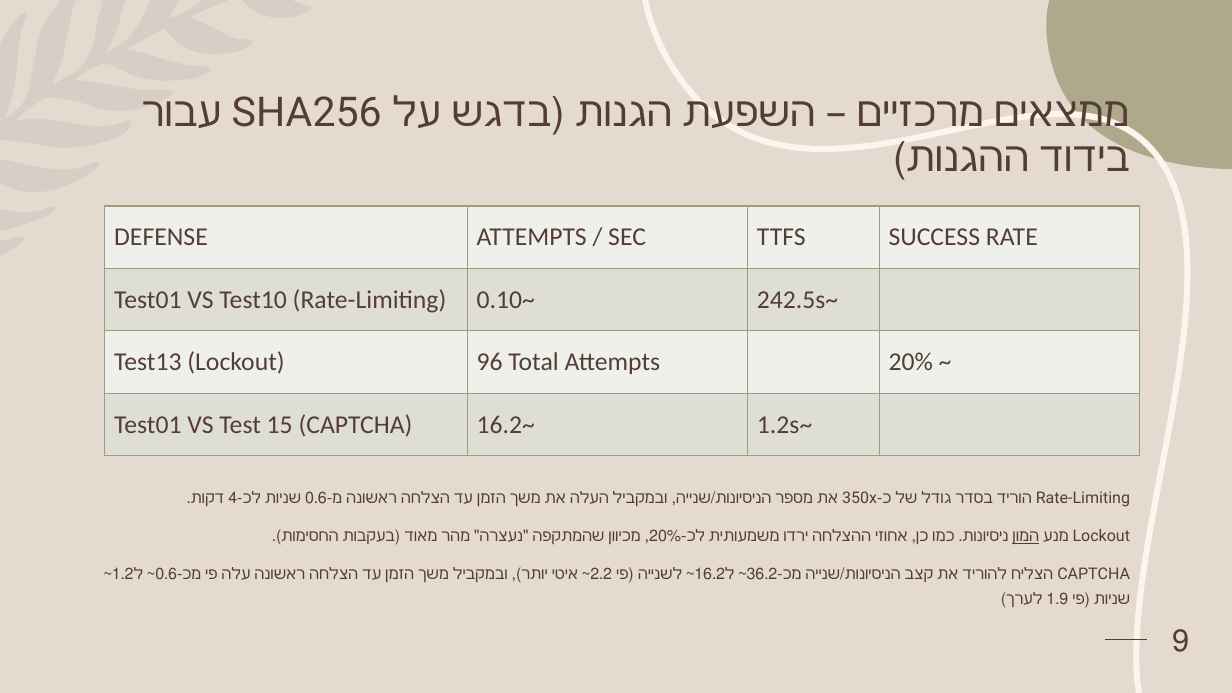
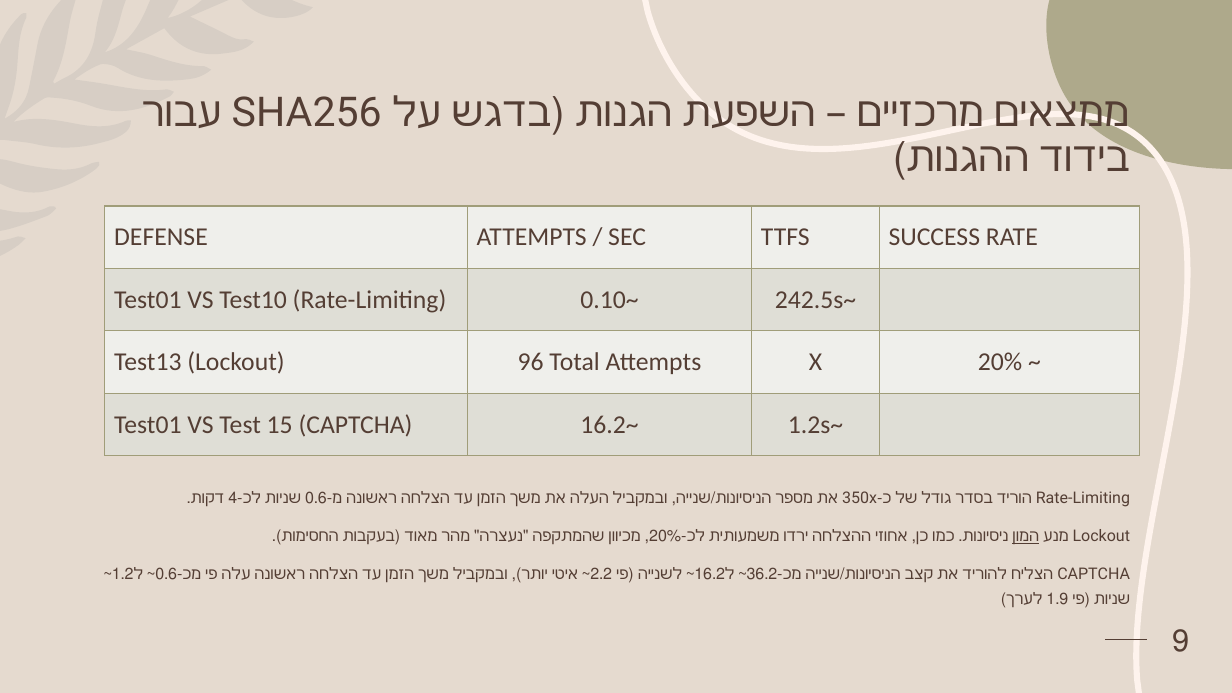
Before and after one commit to gwchar2/IronGate, a slide deck: slide 9 of docs/מצגת.pptx. Drawn at 1232x693 pixels with LibreOffice and Linux fonts; fonts in the diff are those of the drawing. Boxes give left, top, right and bottom in pixels: in the first picture for what was removed or moved away, otherwise in the second. Text is boxed around its words. In the diff, an @@ line names an element or a change of style, - is before the commit and + after.

```diff
--- a/docs/מצגת.pptx
+++ b/docs/מצגת.pptx
@@ table at bbox=[105, 206, 1141, 456] @@
-row 3, column 3: 
+row 3, column 3: X
@@ alignment left to centre @@
```
Also in this commit, not shown: 4 other slides changed, 1 slide added, 5 other files.
